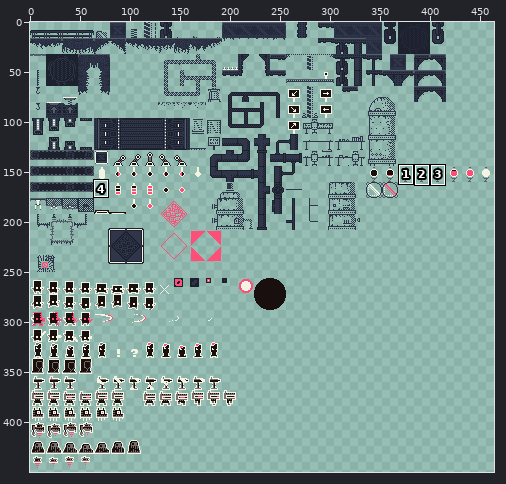
One commit to this sprite sheet: assets/OldSpritesheets/industrial.v2.png. Above: a wide view before the commit, with the close-up outlined.
Close-up. Before the edit:
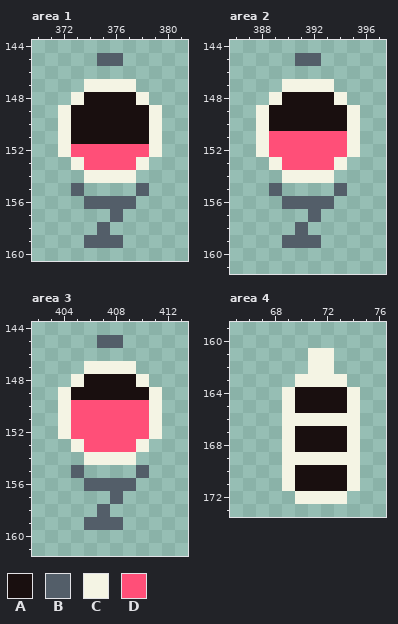
The file is 512x512 pixels. Colours within 5 levels of each other are drawn and written as one. Shown: area 1: x 370..381, y 144..160; area 2: x 386..397, y 144..161; area 3: x 402..413, y 144..161; area 4: x 65..76, y 159..173. The wide view leaves out empty margins. The commit also changed other parts of the picture, which this record leaves out.
Palette (. is transparent): A #190f0f  B #535e69  C #f4f4e4  D #ff4f78
Pixels before, area 1, first column x 372:
145 ...BB...
146 ........
147 ..CCCC..
148 .CAAAAC.
149 CAAAAAAC
150 CAAAAAAC
151 CAAAAAAC
152 CDDDDDDC
153 .CDDDDC.
154 ..CCCC..
155 .B....B.
156 ..BBBB..
157 ....B...
158 ...B....
159 ..BBB...
Pixels before, area 2, first column x 388:
145 ...BB...
146 ........
147 ..CCCC..
148 .CAAAAC.
149 CAAAAAAC
150 CAAAAAAC
151 CDDDDDDC
152 CDDDDDDC
153 .CDDDDC.
154 ..CCCC..
155 .B....B.
156 ..BBBB..
157 ....B...
158 ...B....
159 ..BBB...
Pixels before, area 3, first column x 404:
145 ...BB...
146 ........
147 ..CCCC..
148 .CAAAAC.
149 CAAAAAAC
150 CDDDDDDC
151 CDDDDDDC
152 CDDDDDDC
153 .CDDDDC.
154 ..CCCC..
155 .B....B.
156 ..BBBB..
157 ....B...
158 ...B....
159 ..BBB...
Pixels before, area 4, first column x 69:
161 ..CC..
162 ..CC..
163 .CCCC.
164 CAAAAC
165 CAAAAC
166 CCCCCC
167 CAAAAC
168 CAAAAC
169 CCCCCC
170 CAAAAC
171 CAAAAC
172 .CCCC.
The result:
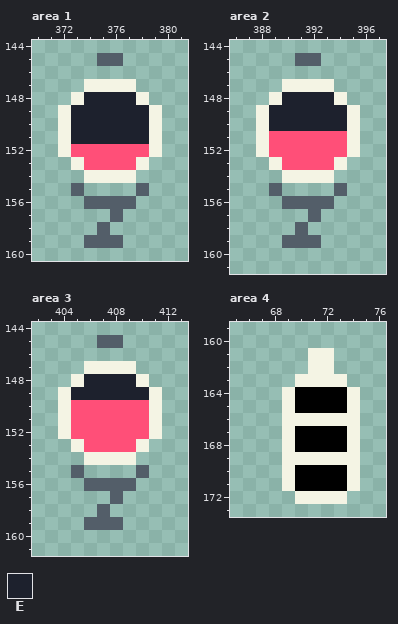
Colours new in this view: E #1d212d
The edit:
colour A: #190f0f -> #000000
Area 1:
y 148: x 374..377 AAAA -> EEEE
y 149..151: x 373..378 AAAAAA -> EEEEEE
Area 2:
y 148: x 390..393 AAAA -> EEEE
y 149..150: x 389..394 AAAAAA -> EEEEEE
Area 3:
y 148: x 406..409 AAAA -> EEEE
y 149: x 405..410 AAAAAA -> EEEEEE
Changed places in both close-ups, as pixel boxes (x1, y1, x2, y2):
changed: (71, 92, 149, 144)
changed: (269, 92, 347, 131)
changed: (71, 374, 149, 400)
changed: (295, 387, 347, 491)
